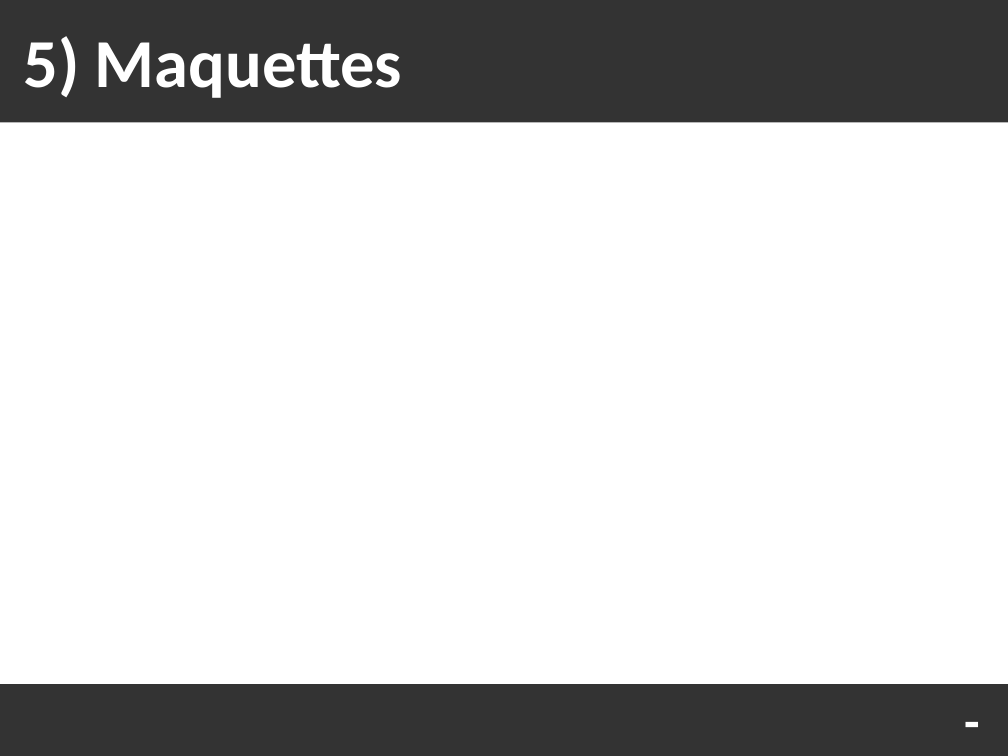
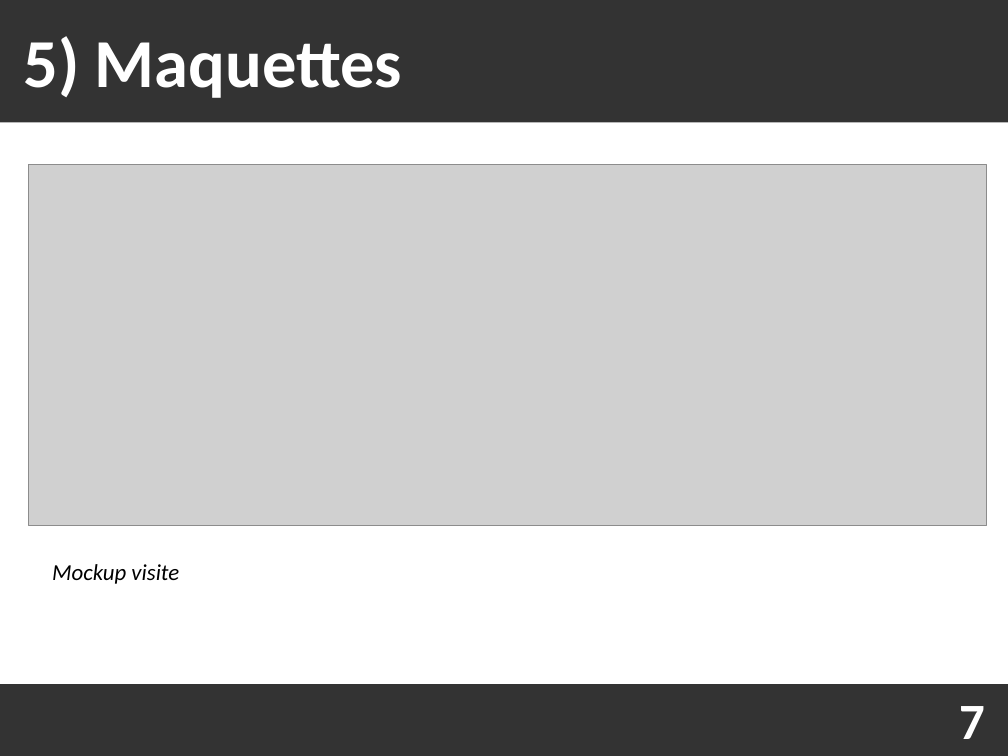
Before and after one commit to Fabou58/PROJET_5, a slide deck: slide 7 of soutenance/soutenance.odp. Drawn at 1008x756 pixels with LibreOffice and Linux fonts; fonts in the diff are those of the drawing; grey boxes stand for pictures. Boxes give left, top, right and bottom in pixels: in the first picture for what was removed or moved away, otherwise in the second. Text is boxed around its words. In the diff, an @@ line names an element or a change of style, - is before the commit and + after.

```diff
--- a/soutenance/soutenance.odp
+++ b/soutenance/soutenance.odp
@@ picture added at [28, 164, 986, 525] @@
@@ text added at [52, 564, 179, 584], 18 pt, text #000000, italic @@
+Mockup visite
@@ text removed at [937, 684, 1008, 756] @@
--
@@ text added at [959, 706, 985, 739], 40 pt, text #FFFFFF, bold @@
+7
```
Also in this commit, not shown: 5 other slides changed, 1 slide added, 6 other files.
